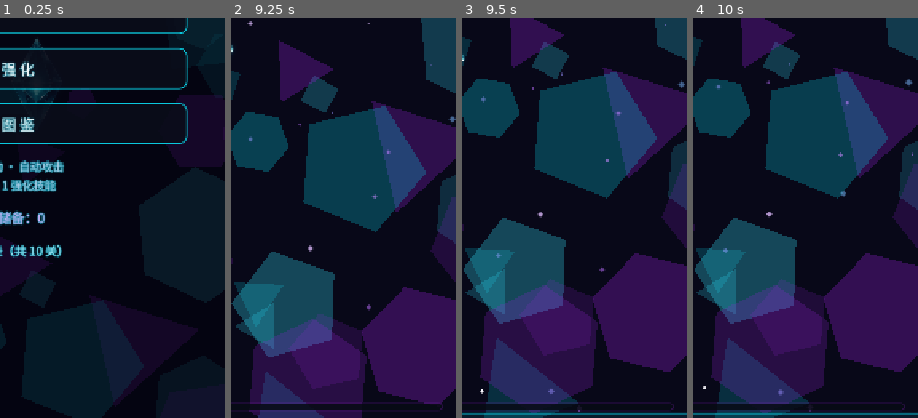
Above: before the commit, frames 1-4 (left to right).
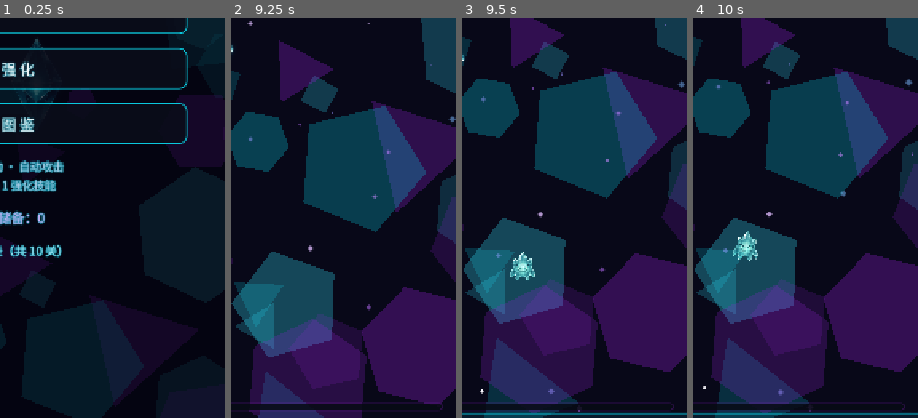
Above: after the commit, the same moments.

Repository: BingSang6/shard-onslaught
Game: Godot game, scene res://scenes/main.tscn
Two runs of this game, one before a commit and one after it. Both use one fixed random seed, a clock stepped at 60 frames per second and the inputs below.
Inputs (mouse positions are % of the whole screen's width and height, from its top left):
- Up to frame 1 (0.25 s): no input
- Up to frame 2 (9.25 s): tap Enter at 0.5 s; move the mouse to (72, 45) at 0.52 s; hold D (move_right) 0.53-1.25 s; hold Space (dash) 0.53-1.25 s; click (72, 45) at 0.67 s; click "音效 开" at 1.25 s; click "音效 关" at 2 s; click "自动升级 关" at 2.75 s; click "自动升级 开" at 3.5 s; click "开 始 突 围" at 4.25 s; drag from (30, 55) to (45, 70) at 5.02 s; move the mouse to (60, 28) at 5.77 s; hold D (move_right) 5.78-6.5 s; hold Space (dash) 5.78-6.5 s; drag from (45, 70) to (22, 66) at 6.52 s; move the mouse to (80, 65) at 7.27 s; hold A (move_left) 7.28-8 s; hold Space (dash) 7.28-8 s; drag from (20, 35) to (41, 50) at 8.02 s; move the mouse to (55, 50) at 8.77 s; hold S (move_down) from 8.78 s (still down); hold Space (dash) from 8.78 s (still down); click (55, 50) at 8.92 s
- Up to frame 3 (9.5 s): keep holding S (move_down); keep holding Space (dash)
- Up to frame 4 (10 s): release S (move_down) at 9.5 s; release Space (dash) at 9.5 s; drag from (35, 25) to (50, 45) at 9.52 s
The pictures show only the part of the screen within x 50-100%, y 50-100%; the shares and areas given below are measured in that part.

Frames 1-2 are identical in both runs. In frame 3, 0.5% of the frame differs, in the area x 21-33%, y 58-66%; in frame 4, 0.5%.

Commit message:
V0.8.5 战斗节奏降压：关末清场修跨关残留累积 + WAVE_TABLE 降压~30%（间隔/大兽占比/big_cap）+ 同屏 32/26→24/20 + 基础攻击 8→10 + 批量步进 30→40s；冒烟 163/163；进度文档随附

Diff:
--- a/game/scripts/combat/monster_spawner.gd
+++ b/game/scripts/combat/monster_spawner.gd
@@ -63,8 +63,10 @@
 	_spawn_cd -= delta
 	if _spawn_cd <= 0.0:
 		_spawn_cd = _current_interval()
-		# 批量：本关前 30s 单只，之后按本关进度批量（V0.8.1 实机反馈：20s 步进太快，30s 关几乎全程单只）
-		var batch := 1 + int(wave_local / 30.0)
+		# 批量：本关前 40s 单只，之后按本关进度批量
+		# （V0.8.1：20s 步进太快，30s 关几乎全程单只；V0.8.5：30→40s——40s 的第 8 关全程单只，
+		#  批量翻倍只留给更长的未来关卡，配合同期降压表）
+		var batch := 1 + int(wave_local / 40.0)
 		for i in batch:
 			if get_tree().get_nodes_in_group("monsters").size() >= max_monsters:
 				break
--- a/game/scripts/core/game_config.gd
+++ b/game/scripts/core/game_config.gd
@@ -5,8 +5,8 @@
 # ---- 对局 ----
 const RUN_TIME := 180.0                     # 单局倒计时（秒），存活到 0 即通关
 const ARENA_SIZE := Vector2(1000, 1800)     # 晶洞场地尺寸（世界坐标）
-const MAX_MONSTERS := 32                    # 同屏怪物上限（V0.8.1 实机反馈再收敛：60→32，割草靠击杀不靠堆屏）
-const MAX_MONSTERS_ELITE := 26              # 精英关同屏上限（V0.8.1：45→26）
+const MAX_MONSTERS := 24                    # 同屏怪物上限（V0.8.5 实机反馈"根本打不完"：32→24，配关末清场+降压表）
+const MAX_MONSTERS_ELITE := 20              # 精英关同屏上限（V0.8.5：26→20）
 const MAX_CHAIN := 8                        # 连锁爆炸最大层数（防无限递归卡死）
 const SPAWN_MIN_DIST := 280.0               # 怪物生成点离玩家的最小距离（防出生贴脸）
 
@@ -14,7 +14,7 @@
 const PLAYER := {
 	"max_hp": 100.0,
 	"speed": 270.0,
-	"attack": 8.0,               # 晶刺基础伤害
+	"attack": 10.0,              # 晶刺基础伤害（V0.8.5：8→10，基础 DPS 10→12.5；heavy_spike Lv1 一发秒小晶怪）
 	"fire_interval": 0.8,        # 晶刺发射间隔（秒）
 	"projectile_speed": 350.0,   # 晶刺飞行速度（px/s）
 	"target_range": 520.0,       # 自动索敌范围
@@ -57,16 +57,18 @@
 # 10 关：普通波/精英波沿用刷怪导演曲线（mix 控制出怪比例），BOSS 关暂停常规刷怪单刷 BOSS
 const WAVE_TABLE := [
 	# min_interval=刷怪间隔下限（峰值兜底防满屏）；big_cap=大兽同屏上限（满额转小怪）
-	# V0.8.1 实机反馈"还是太多"：全表间隔下限放缓 + 大兽占比/上限下调（单点可调，随时按反馈再拧）
-	{"wave": 1,  "type": "normal", "duration": 30.0, "mix": {"small": 1.0}, "min_interval": 0.85, "big_cap": 0},
-	# 大兽 25% 穿插 + 峰值兜底 0.80s + 大兽同屏 ≤5
-	{"wave": 2,  "type": "elite",  "duration": 30.0, "mix": {"small": 0.75, "big": 0.25}, "min_interval": 0.80, "big_cap": 5},
+	# V0.8.1 实机反馈"还是太多"：全表间隔下限放缓 + 大兽占比/上限下调
+	# V0.8.5 实机反馈"根本打不完"：再降压 ~30%（间隔+大兽占比+上限），配 wave_manager 关末清场
+	# 消解跨关残留累积；HP 流入估算 W2 22→16/s、W4 26→19/s、W6 31→23/s、W8 41→28/s
+	{"wave": 1,  "type": "normal", "duration": 30.0, "mix": {"small": 1.0}, "min_interval": 1.00, "big_cap": 0},
+	# 大兽 15% 穿插 + 峰值兜底 0.90s + 大兽同屏 ≤4
+	{"wave": 2,  "type": "elite",  "duration": 30.0, "mix": {"small": 0.85, "big": 0.15}, "min_interval": 0.90, "big_cap": 4},
 	{"wave": 3,  "type": "boss",   "duration": 60.0, "boss_id": "boss1"},
-	{"wave": 4,  "type": "elite",  "duration": 35.0, "mix": {"small": 0.70, "big": 0.30}, "min_interval": 0.75, "big_cap": 6, "airdrop": true},
+	{"wave": 4,  "type": "elite",  "duration": 35.0, "mix": {"small": 0.80, "big": 0.20}, "min_interval": 0.85, "big_cap": 5, "airdrop": true},
 	{"wave": 5,  "type": "boss",   "duration": 60.0, "boss_id": "boss2"},
-	{"wave": 6,  "type": "elite",  "duration": 35.0, "mix": {"small": 0.65, "big": 0.35}, "min_interval": 0.70, "big_cap": 7, "airdrop": true},
+	{"wave": 6,  "type": "elite",  "duration": 35.0, "mix": {"small": 0.75, "big": 0.25}, "min_interval": 0.80, "big_cap": 6, "airdrop": true},
 	{"wave": 7,  "type": "boss",   "duration": 60.0, "boss_id": "boss3"},
-	{"wave": 8,  "type": "elite",  "duration": 40.0, "mix": {"small": 0.60, "big": 0.40}, "min_interval": 0.65, "big_cap": 8, "airdrop": true},
+	{"wave": 8,  "type": "elite",  "duration": 40.0, "mix": {"small": 0.70, "big": 0.30}, "min_interval": 0.78, "big_cap": 6, "airdrop": true},
 	{"wave": 9,  "type": "boss",   "duration": 60.0, "boss_id": "boss4"},
 	{"wave": 10, "type": "boss",   "duration": 90.0, "boss_id": "boss5"},
 ]
--- a/game/scripts/core/wave_manager.gd
+++ b/game/scripts/core/wave_manager.gd
@@ -133,6 +133,11 @@
 	wave_time_left = 0.0
 	if spawner != null:
 		spawner.stop()                        # 过渡期停常规刷怪（喘息窗口）
+	# V0.8.5 关末清场：残留怪直接消散（不走 die()，无掉落/经验/图鉴——防"苟到时限白拿收益"，
+	# 击杀仍是唯一成长来源）。修复跨关残留累积：旧版第 N 关没打完的怪会带进第 N+1 关和
+	# BOSS 关（BOSS 还会召唤加怪），越往后越"根本打不完"；喘息窗口现在也真正无怪可捡空投。
+	for m in get_tree().get_nodes_in_group("monsters"):
+		m.queue_free()
 	_boss = null
 	wave_cleared.emit(wave)
 
--- a/game/tests/smoke_test.gd
+++ b/game/tests/smoke_test.gd
@@ -487,7 +487,7 @@
 	main.spawner.enabled = false
 	main.player.set("_fire_cd", 1e9)
 	check(main.player.max_hp == 110.0, "初始血量 100 + 5×2 = 110")
-	check(main.player.base_attack == 10.0, "初始攻击 8 + 2×1 = 10")
+	check(main.player.base_attack == 12.0, "初始攻击 10 + 2×1 = 12（V0.8.5 基础攻击 8→10）")
 	check(main.player.pick_radius == 110.0, "拾取半径 90 + 20×1 = 110")
 
 
Not shown, changed: 进度文档.md
